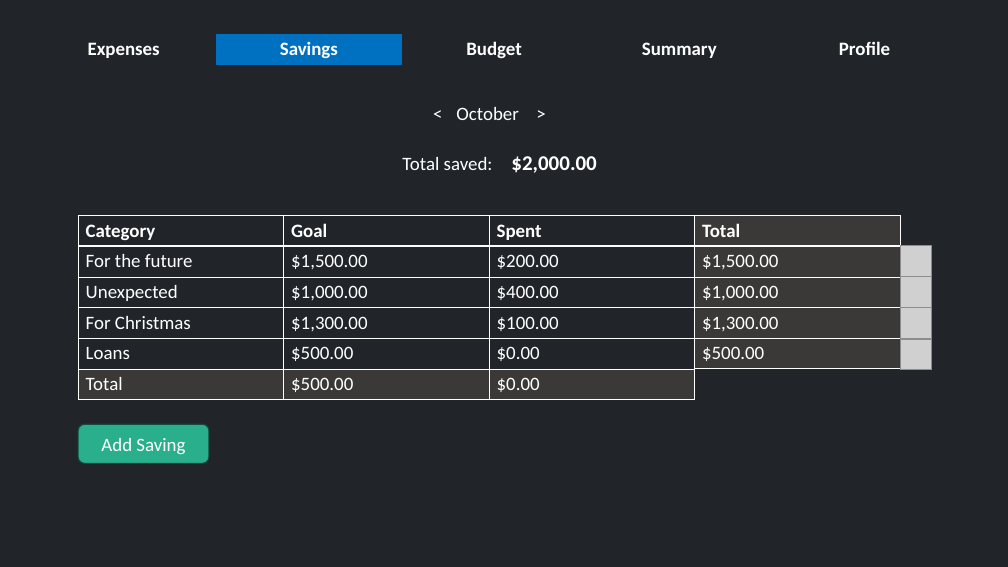
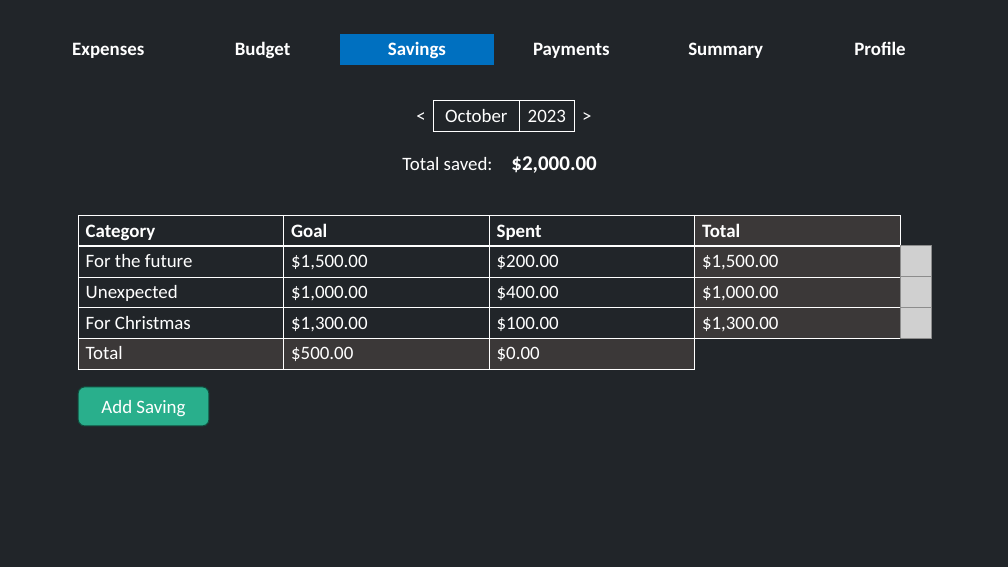
Before and after one commit to Daniel-dadu/ExpensesWebApp, a slide deck: slide 3 of front-end/MockupSimpleDesign.pptx (slide 2 before the commit). Drawn at 1008x567 pixels with LibreOffice and Linux fonts; fonts in the diff are those of the drawing; grey boxes stand for pictures. Boxes give left, top, right and bottom in pixels: in the first picture for what was removed or moved away, otherwise in the second. Text is boxed around its words. In the diff, an @@ line names an element or a change of style, - is before the commit and + after.

Commit message:
Finished #16

```diff
--- a/front-end/MockupSimpleDesign.pptx
+++ b/front-end/MockupSimpleDesign.pptx
@@ table at <box>31,34,957,65</box> @@
+column 2: Budget
-column 4, row 1: Budget
+column 4, row 1: Payments
@@ table at <box>409,101,600,132</box> @@
+column 3: 2023
@@ table: place and size @@
-table at <box>426,98,555,129</box>
+table at <box>409,101,600,132</box>
@@ table at <box>78,216,901,369</box> @@
-row 5: Loans | $500.00 | $0.00 | $500.00
@@ picture removed at <box>901,340,932,371</box> @@
@@ rounded rectangle "Add Saving": place and size @@
-rounded rectangle "Add Saving" at <box>78,424,209,464</box>
+rounded rectangle "Add Saving" at <box>78,387,209,426</box>
```
Also in this commit, not shown: 1 other slide changed, 4 slides added.
